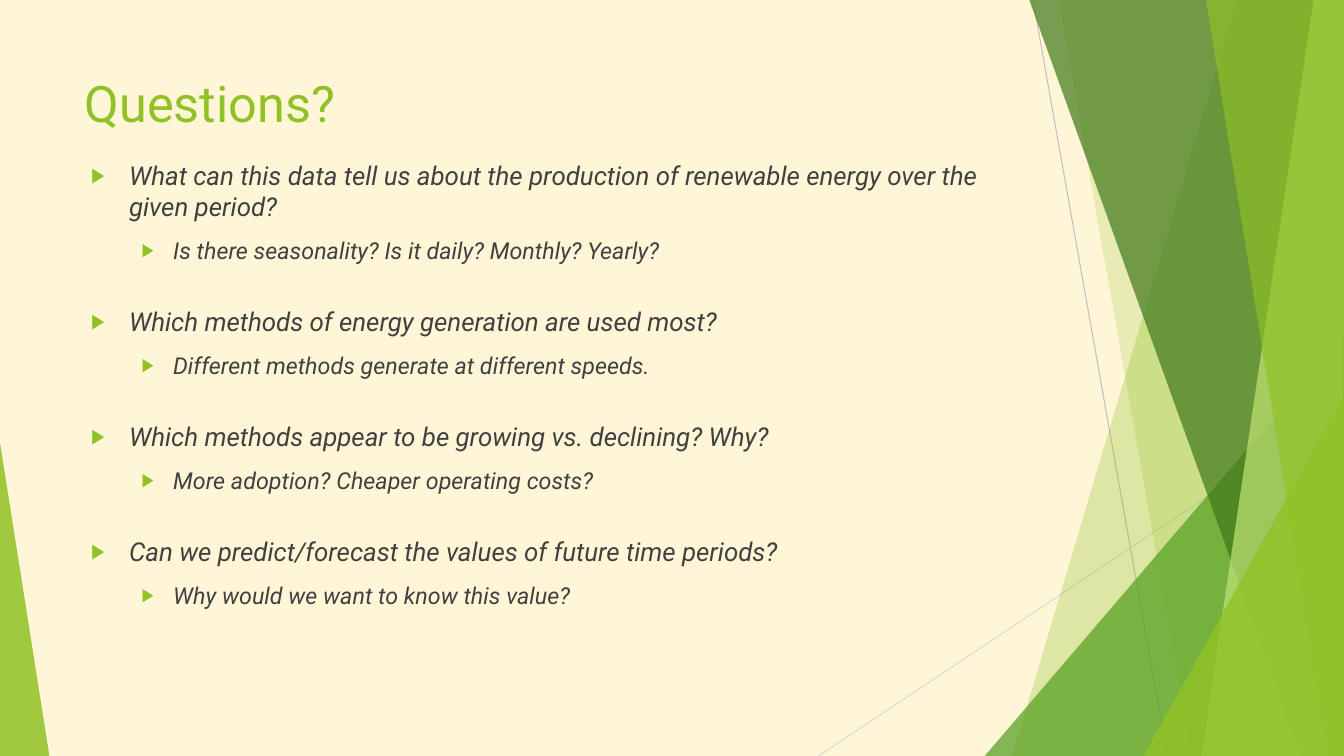
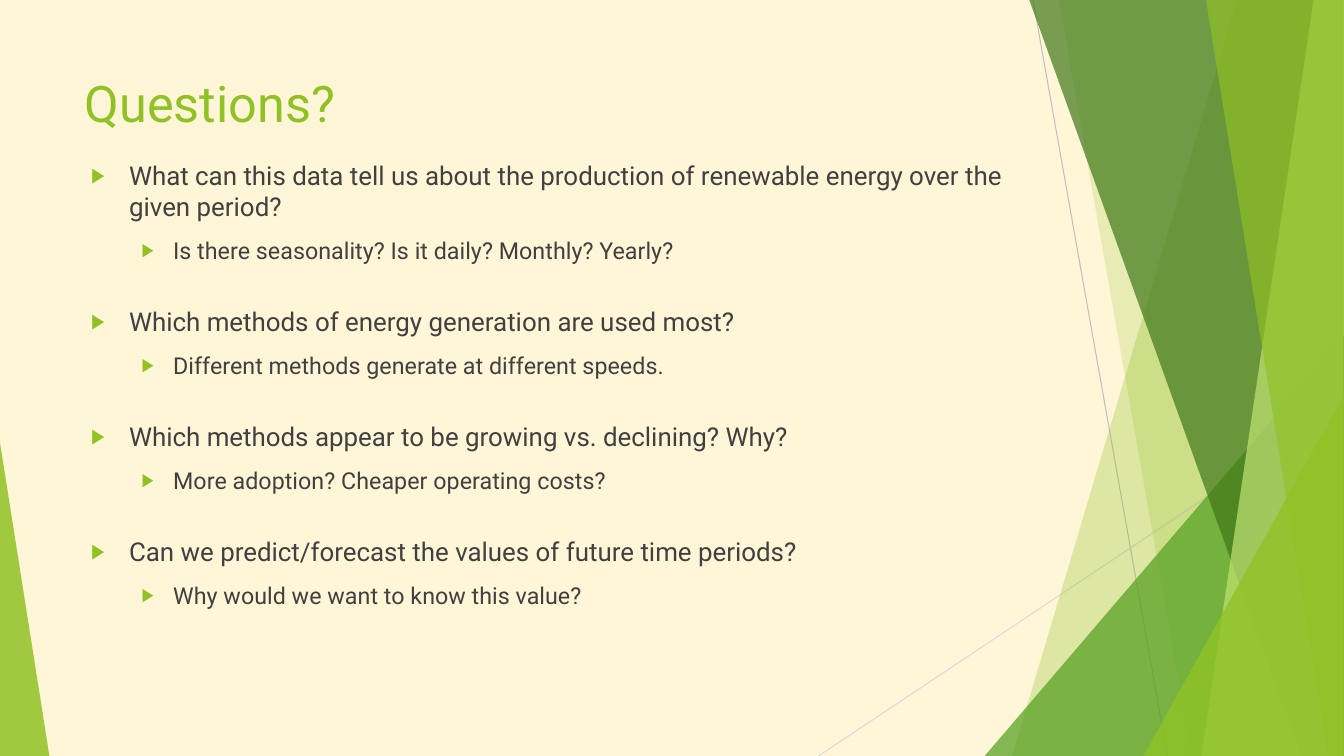
Before and after one commit to AbrahamHuitron/california-renewable-energy, a slide deck: slide 8 of California Renewable Energy.pptx. Drawn at 1344x756 pixels with LibreOffice and Linux fonts; fonts in the diff are those of the drawing. Boxes give left, top, right and bottom in pixels: in the first picture for what was removed or moved away, otherwise in the second. Text is boxed around its words. In the diff, an @@ line names an element or a change of style, - is before the commit and + after.

```diff
--- a/California Renewable Energy.pptx
+++ b/California Renewable Energy.pptx
@@ text "What can this data tell ..." at bbox=[129, 165, 1001, 609]: italic off @@
```
Also in this commit, not shown: 1 other slide changed.
